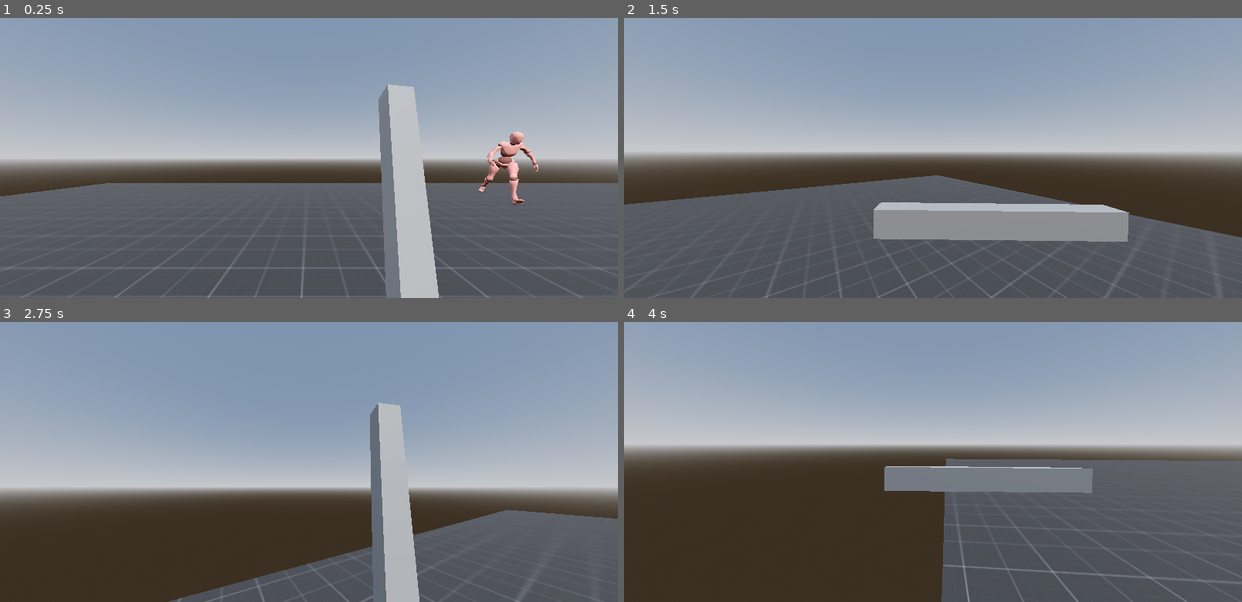
Above: before the commit, frames 1-4 (two rows, left to right).
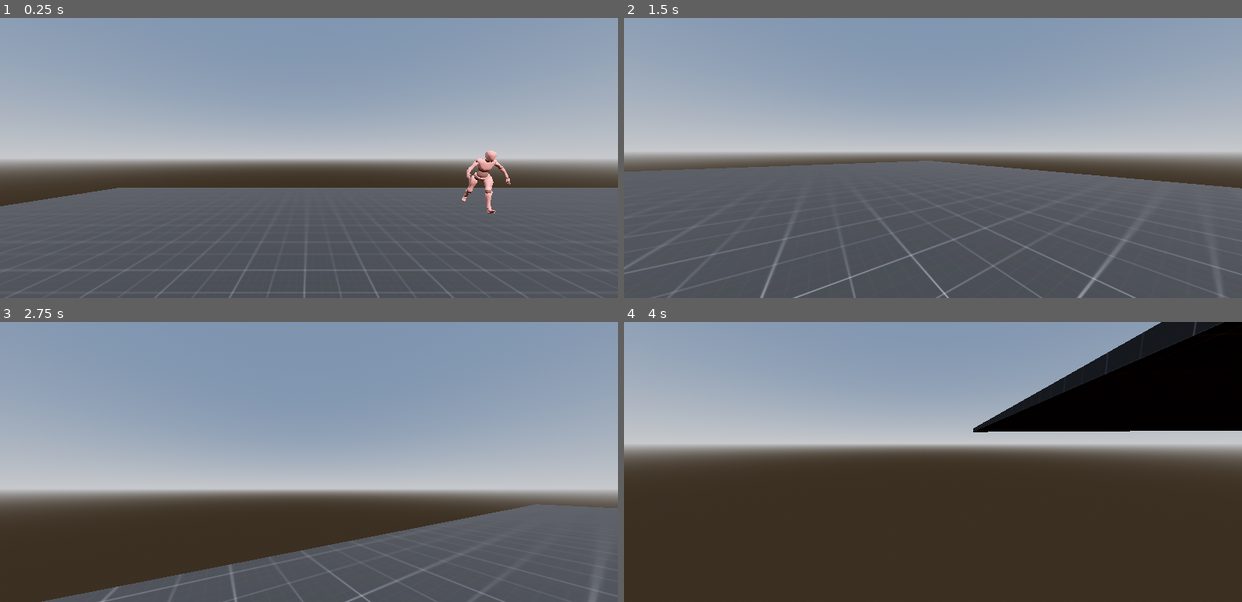
Above: after the commit, the same moments.

Repository: Bessonica/meleeFire
Game: Godot game, scene res://Scenes/Level/level.tscn
Two runs of this game, one before a commit and one after it. Both use one fixed random seed, a clock stepped at 60 frames per second and the inputs below.
Inputs (mouse positions are in pixels of both pictures, inside the frame that each line leads up to):
- Up to frame 1 (0.25 s): no input
- Up to frame 2 (1.5 s): move the mouse to (963, 158) at 0.52 s; press the mouse at (963, 158) at 0.53 s; hold W (moveForward) from 0.53 s (still down); tap Space (jump) at 0.77 s; move the mouse to (902, 158) at 1.27 s; release the mouse at (902, 158) at 1.28 s; right-click (902, 158) at 1.35 s
- Up to frame 3 (2.75 s): keep holding W (moveForward); tap Space (jump) at 1.52 s; move the mouse to (321, 456) at 2.02 s; hold Shift (sprint) from 2.03 s (still down)
- Up to frame 4 (4 s): keep holding W (moveForward); move the mouse to (926, 467) at 2.77 s; release Shift (sprint) at 2.78 s; click (926, 467) at 2.85 s; tap Space (jump) at 3.02, 3.77 s; move the mouse to (976, 464) at 3.52 s; right-click (976, 464) at 3.6 s

The runs differ from the first frame. In frame 1, 8.2% of the frame differs, in the area x 0-100%, y 23-100%; in frame 2, 16%; in frame 3, 8.9%; in frame 4, 37%, in the area x 42-100%, y 0-100%.

Commit message:
FSM child FSMPlayerMovement, setParamiters

Diff:
--- a/Scenes/Level/level.tscn
+++ b/Scenes/Level/level.tscn
@@ -3,8 +3,8 @@
 [ext_resource type="Script" path="res://Scenes/Level/level.gd" id="1_7tijt"]
 [ext_resource type="Texture2D" uid="uid://dge3iqvg3vuam" path="res://Res/kenney/PNG/Dark/texture_03.png" id="1_86hxg"]
 [ext_resource type="PackedScene" uid="uid://ctx0471wiosmh" path="res://Scenes/Enemy/zombie.tscn" id="3_7ho3i"]
-[ext_resource type="PackedScene" uid="uid://c0kj72s04nlbr" path="res://Scenes/player/player.tscn" id="5_kn8rf"]
 [ext_resource type="PackedScene" uid="uid://clwb8spon5l8t" path="res://Scenes/Ball Spawner/ball_spawner.tscn" id="5_myvgy"]
+[ext_resource type="PackedScene" uid="uid://dfrpdqgyvpwu0" path="res://Scenes/PlayerStateMachine/playerStateMachine.tscn" id="5_talh5"]
 
 [sub_resource type="ProceduralSkyMaterial" id="ProceduralSkyMaterial_lr8n4"]
 sky_horizon_color = Color(0.64625, 0.65575, 0.67075, 1)
@@ -58,7 +58,7 @@
 [node name="Zombie" parent="World" instance=ExtResource("3_7ho3i")]
 transform = Transform3D(1, 0, 0, 0, 1, 0, 0, 0, 1, 5, 0.364633, -5)
 activated = true
-playerPath = NodePath("../../CharacterBody3D")
+playerPath = NodePath("../../PlayerSM")
 
 [node name="BallSpawner" parent="World" instance=ExtResource("5_myvgy")]
 transform = Transform3D(1, 0, 0, 0, 1, 0, 0, 0, 1, 5.65714, 1.70442, 7.91895)
@@ -83,5 +83,5 @@
 mouse_filter = 1
 color = Color(0.772549, 0.27451, 0.321569, 0.439216)
 
-[node name="CharacterBody3D" parent="." instance=ExtResource("5_kn8rf")]
-transform = Transform3D(1, 0, 0, 0, 1, 0, 0, 0, 1, 0, 1, 0)
+[node name="PlayerSM" parent="." instance=ExtResource("5_talh5")]
+transform = Transform3D(1, 0, 0, 0, 1, 0, 0, 0, 1, 0, 2, 0)
--- a/Scenes/PlayerStateMachine/playerStateMachine.tscn
+++ b/Scenes/PlayerStateMachine/playerStateMachine.tscn
@@ -1,8 +1,8 @@
 [gd_scene load_steps=8 format=3 uid="uid://dfrpdqgyvpwu0"]
 
-[ext_resource type="Script" path="res://Scripts/FSM/FiniteStateMachine.gd" id="1_2p33i"]
 [ext_resource type="Script" path="res://Scenes/PlayerStateMachine/playerStateMachine.gd" id="1_6m0qq"]
 [ext_resource type="Script" path="res://Scripts/FSM/idleState.gd" id="2_1238h"]
+[ext_resource type="Script" path="res://Scripts/FSM/Player/FSMPlayerMovement.gd" id="2_fy3je"]
 [ext_resource type="Script" path="res://Scripts/FSM/MoveState.gd" id="3_ywc4t"]
 [ext_resource type="Script" path="res://Scripts/FSM/SprintState.gd" id="4_0lc4n"]
 
@@ -23,7 +23,7 @@
 shape = SubResource("CapsuleShape3D_em1i3")
 
 [node name="FiniteStateMachine" type="Node" parent="." node_paths=PackedStringArray("initial_state")]
-script = ExtResource("1_2p33i")
+script = ExtResource("2_fy3je")
 initial_state = NodePath("Idle")
 
 [node name="Idle" type="Node" parent="FiniteStateMachine"]
--- a/Scripts/FSM/FiniteStateMachine.gd
+++ b/Scripts/FSM/FiniteStateMachine.gd
@@ -5,7 +5,7 @@
 var current_state : State
 @export var initial_state : State
 
-@onready var playerCamera = $"../Camera3D"
+#@onready var playerCamera = $"../Camera3D"
 #NOTE This is a generic finite_state_machine, it handles all states, changes to this code will affect
 	# everything that uses a state machine!
 
@@ -18,7 +18,7 @@
 			states[child.name.to_lower()] = child
 			child.state_transition.connect(change_state)
 
-			child.setParamiters(playerCamera)
+
 
 	await owner.ready
 	if initial_state:
--- /dev/null
+++ b/Scripts/FSM/Player/FSMPlayerMovement.gd
@@ -0,0 +1,12 @@
+extends FiniteStateMachine
+class_name FiniteStateMachinePlayerMovement
+
+@onready var playerCamera = $"../Camera3D"
+@onready var player = $".."
+
+# Called when the node enters the scene tree for the first time.
+func _ready():
+	super()
+	for child in get_children():
+		if child is PlayerState:
+			child.setParamiters(playerCamera, player)
--- a/Scripts/FSM/PlayerState.gd
+++ b/Scripts/FSM/PlayerState.gd
@@ -7,8 +7,10 @@
 const sensitivity = 0.01
 # Called when the node enters the scene tree for the first time.
 func _ready():
+	pass
+
+
+func setParamiters(camera: Camera3D, player: CharacterBody3D):
 	await owner.ready
-	PLAYER = owner as Player
-
-func setParamiters(camera: Camera3D):
 	self.CAMERA = camera
+	self.PLAYER = player
